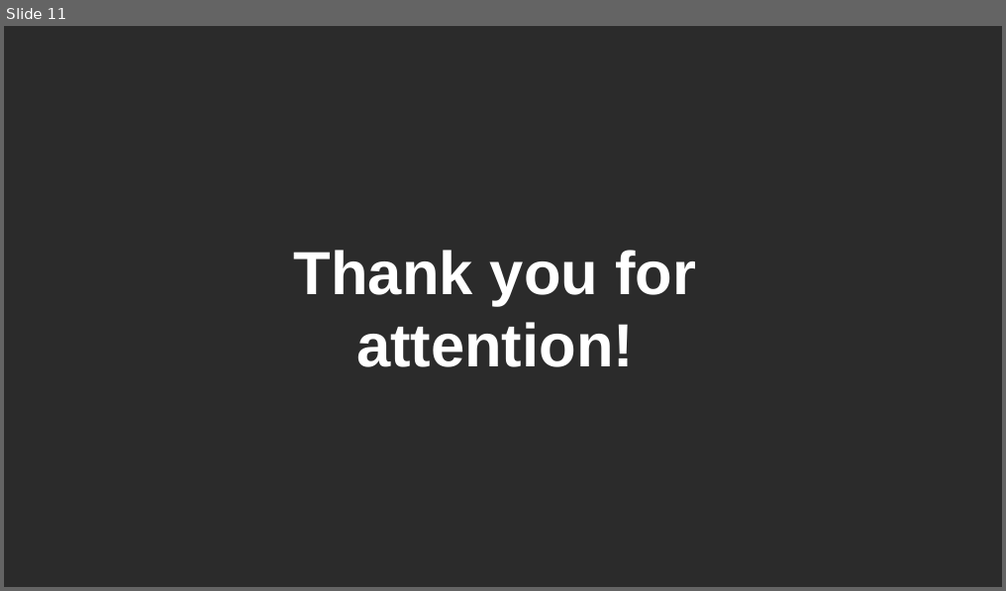
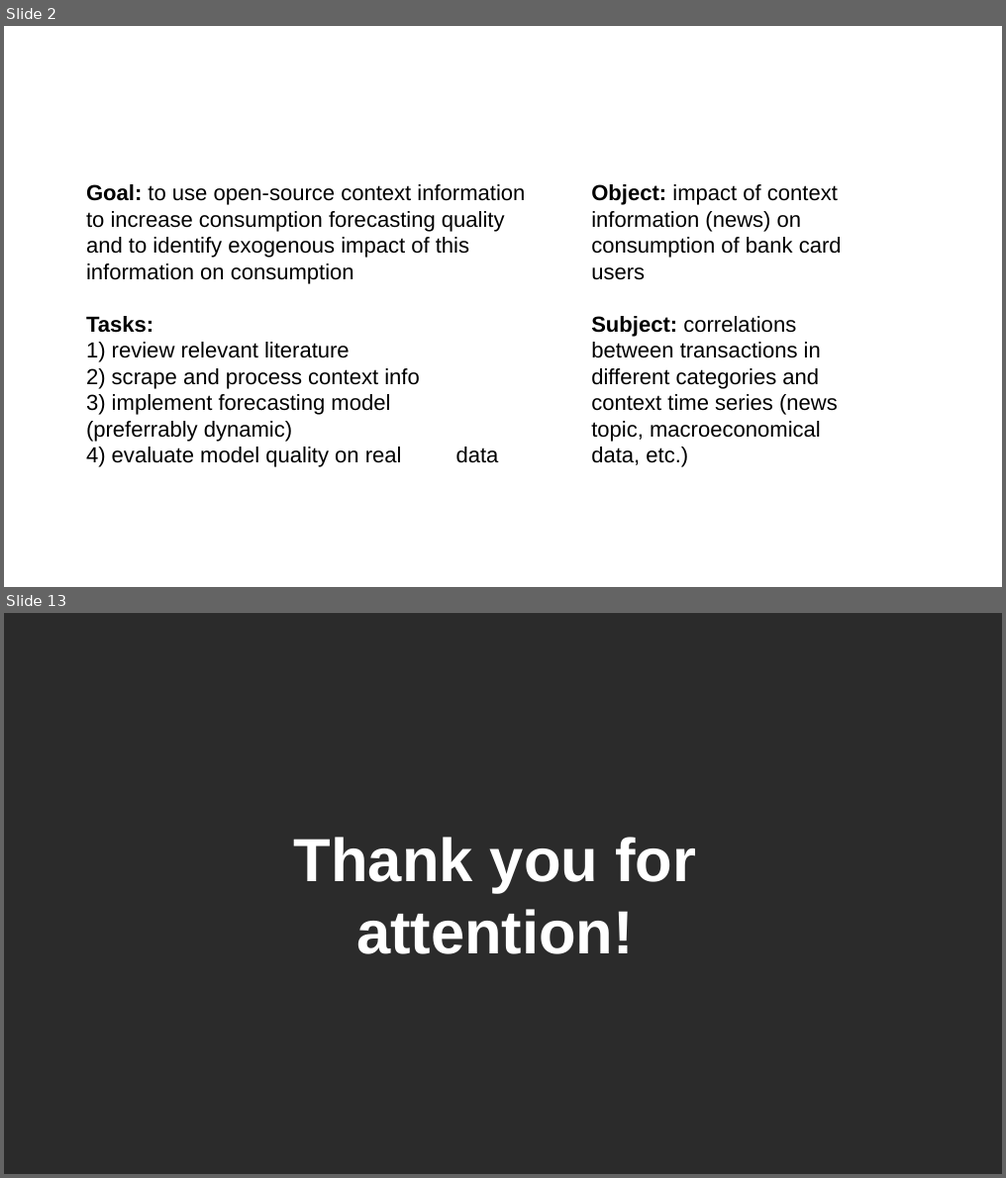
Before and after one commit to Dormant512/nir-presentation, a slide deck: Grig-nir-1.pptx. Shown one above the other, each under a label of ours: slide 11 before the commit, slides 2 and 13 after it; the slides between them are not shown. The pictures are 1006x591 and 1006x1178 pixels, drawn with LibreOffice and Linux fonts; fonts in the diff are those of the drawing; background and template pictures are left out; a plain dark background stands for a picture behind light text. Boxes give left, top, right and bottom in pixels: in the first picture for what was removed or moved away, otherwise in the second. Text is boxed around its words. In the diff, an @@ line names an element or a change of style, - is before the commit and + after.

```diff
--- a/Grig-nir-1.pptx
+++ b/Grig-nir-1.pptx
@@ slide 2 added at (x1=4, y1=26, x2=1002, y2=587), background picture (left out) @@
@@ text added at (x1=46, y1=60, x2=790, y2=117), 28 pt, text #FFFFFF, bold @@
+Goal, object and subject of research
@@ text added at (x1=86, y1=184, x2=525, y2=468), 21 pt, text #000000 @@
+Goal: to use open-source context information to increase consumption forecasting quality and to identify exogenous impact of this information on consumption
+Tasks:
+1) review relevant literature
+2) scrape and process context info
+3) implement forecasting model (preferrably dynamic)
+4) evaluate model quality on real data
@@ text added at (x1=591, y1=184, x2=842, y2=468), 21 pt, text #000000 @@
+Object: impact of context information (news) on consumption of bank card users
+Subject: correlations between transactions in different categories and context time series (news topic, macroeconomical data, etc.)
@@ text added at (x1=918, y1=545, x2=993, y2=587), 28 pt, text #FFFFFF, bold @@
+2
@@ what was slide 11 is now slide 13 @@
```
Also in this commit, not shown: 8 slides changed, 2 other slides added, 1 slide removed, 4 other files.
